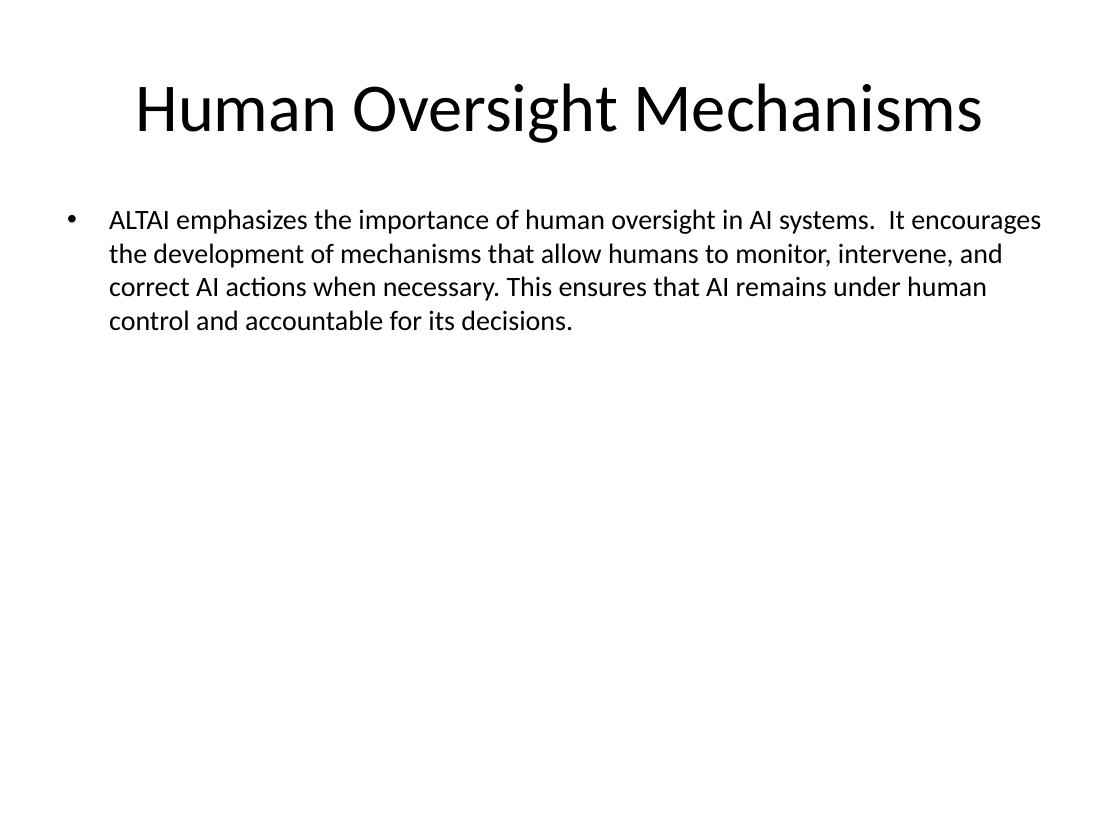
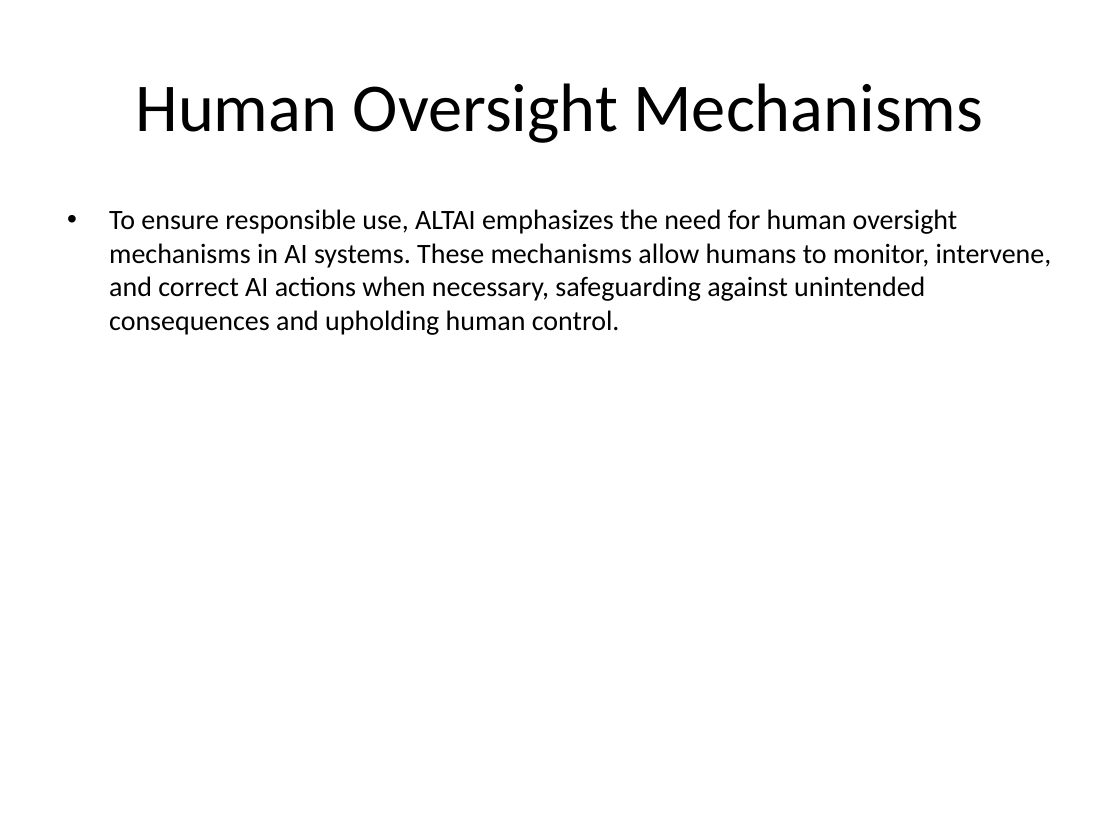
Before and after one commit to soumyajee/PPT_Slide_Agents, a slide deck: slide 7 of presentation.pptx. Drawn at 1120x840 pixels with LibreOffice and Linux fonts; fonts in the diff are those of the drawing. Boxes give left, top, right and bottom in pixels: in the first picture for what was removed or moved away, otherwise in the second. Text is boxed around its words. In the diff, an @@ line names an element or a change of style, - is before the commit and + after.

```diff
--- a/presentation.pptx
+++ b/presentation.pptx
@@ text at box(109, 209, 1052, 335): text changed @@
-• ALTAI emphasizes the importance of human oversight in AI systems. It encourages the development of mechanisms that allow humans to monitor, intervene, and correct AI actions when necessary. This ensures that AI remains under human control and accountable for its decisions.
+• To ensure responsible use, ALTAI emphasizes the need for human oversight mechanisms in AI systems. These mechanisms allow humans to monitor, intervene, and correct AI actions when necessary, safeguarding against unintended consequences and upholding human control.
```
Also in this commit, not shown: 37 other slides changed.
